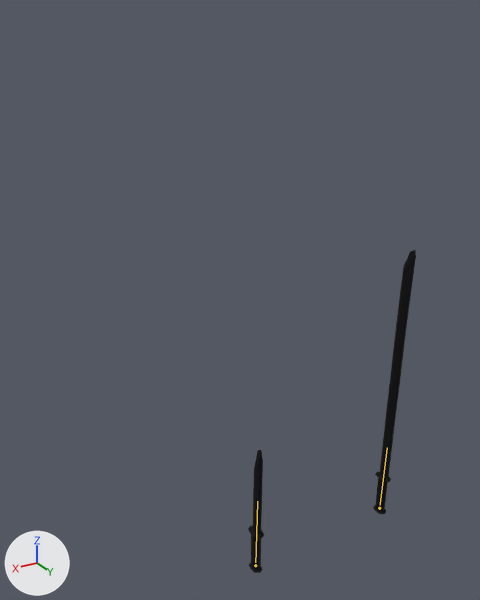
An edit to the glTF model Resources/Models/Heros/weapon_hero_m.glb, drawn before and after from the same camera.
One viewpoint serves both versions: a 50 mm camera at (0.871, 1.043, 1.237) aimed at (-0.046, -0.484, 0.473). Lighting does not change. The marker at lower left points along +X, +Y and +Z. The first picture is the older version. The bones that change, and the others that lie on the model, are drawn over the model as lines.

In view in the first picture: 'Weapon'.
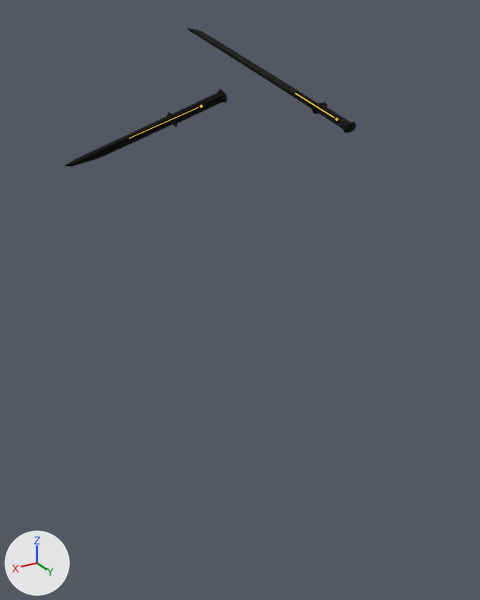
The newer file adds an action. The first version stands in its rest pose; the second is drawn at frame 23 of the action 'BattlePhysicalArt'.

The change in detail:
Bone 'Longsword' (bone_longsword) moves from (0.0, 0.0, 0.0) to (-0.0624, 0.9791, 0.3711).
Bone 'Longsword' (bone_longsword) turns from (0, 0, 0) to (93, -12, -100) degrees about its own x, y and z.
Bone 'Shortsword' (bone_shortsword) moves from (0.0, 0.0, 0.0) to (-0.1071, 1.0183, 0.4666).
Bone 'Shortsword' (bone_shortsword) turns from (0, 0, 0) to (56, 50, -70) degrees about its own x, y and z.

Pixel boxes (x1, y1, x2, y2) of what changed, in the pictures (480 x 600 px):
'Weapon', posed (73% wider, 57% shorter)
    before: (248, 250, 416, 573)
    after: (64, 28, 356, 167)
bone 'Longsword', root to tip
    before: (379, 508) to (387, 447)
    after: (336, 119) to (295, 93)
bone 'Shortsword', root to tip
    before: (255, 565) to (257, 501)
    after: (201, 106) to (129, 138)
